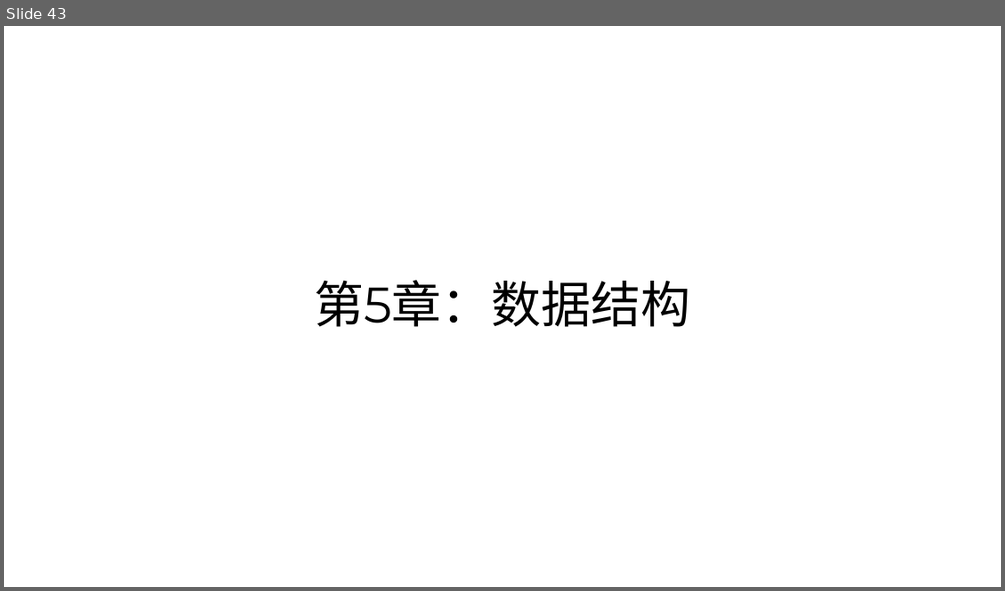
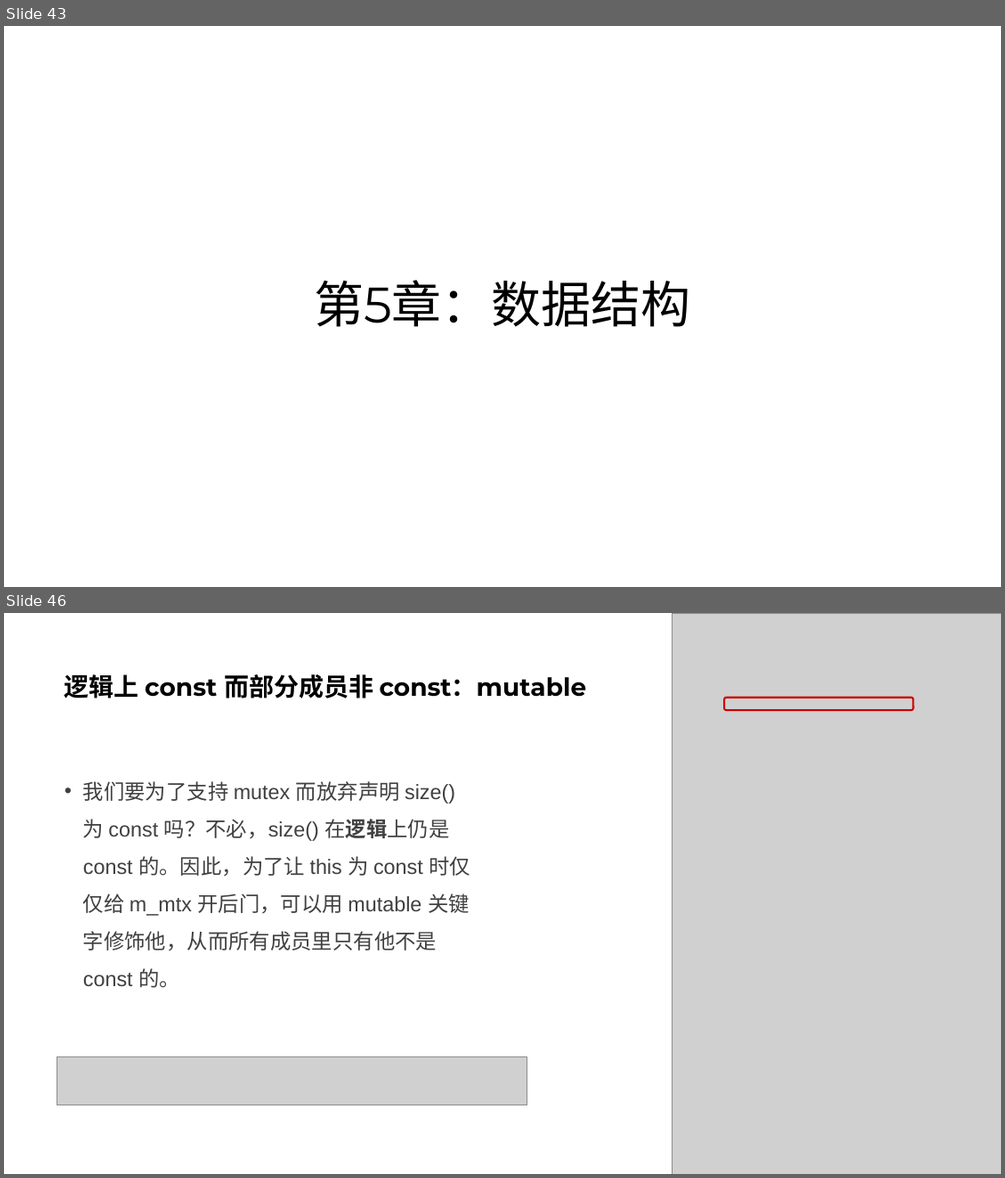
Before and after one commit to parallel101/course, a slide deck: 05/slides.pptx. Shown one above the other, each under a label of ours: slide 43 before the commit, slides 43 and 46 after it; the slides between them are not shown. The pictures are 1005x591 and 1005x1178 pixels, drawn with LibreOffice and Linux fonts; fonts in the diff are those of the drawing; grey boxes stand for pictures. Boxes give left, top, right and bottom in pixels: in the first picture for what was removed or moved away, otherwise in the second. Text is boxed around its words. In the diff, an @@ line names an element or a change of style, - is before the commit and + after.

```diff
--- a/05/slides.pptx
+++ b/05/slides.pptx
@@ slide 46 added at bbox=[4, 613, 1001, 1174], background #FFFFFF @@
@@ picture added at bbox=[672, 613, 1001, 1174] @@
@@ title added at bbox=[65, 674, 587, 698], 24 pt, text #000000, bold @@
+逻辑上 const 而部分成员非 const：mutable
@@ rounded rectangle added at bbox=[724, 698, 914, 710], outline #CC0000 1.75 pt @@
@@ text added at bbox=[83, 781, 470, 988], 20 pt, text #404040 @@
+• 我们要为了支持 mutex 而放弃声明 size() 为 const 吗？不必，size() 在逻辑上仍是 const 的。因此，为了让 this 为 const 时仅仅给 m_mtx 开后门，可以用 mutable 关键字修饰他，从而所有成员里只有他不是 const 的。
@@ picture added at bbox=[57, 1057, 526, 1104] @@
```
Also in this commit, not shown: 3 slides changed, 6 other slides added, 2 slides removed, 15 other files.
